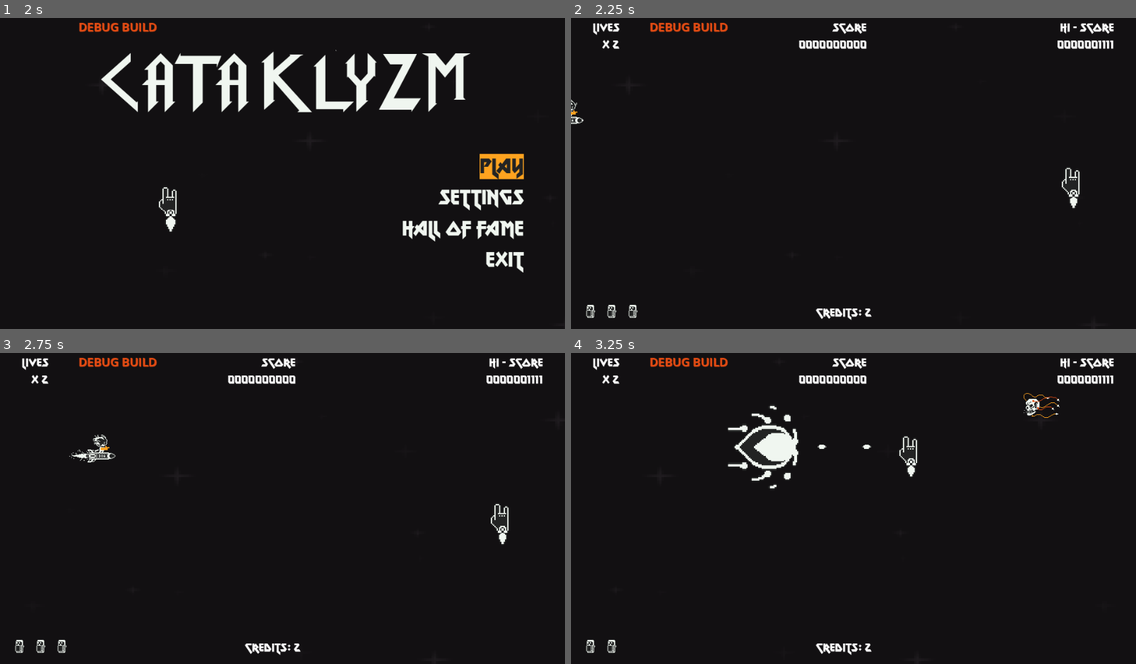
Above: before the commit, frames 1-4 (two rows, left to right).
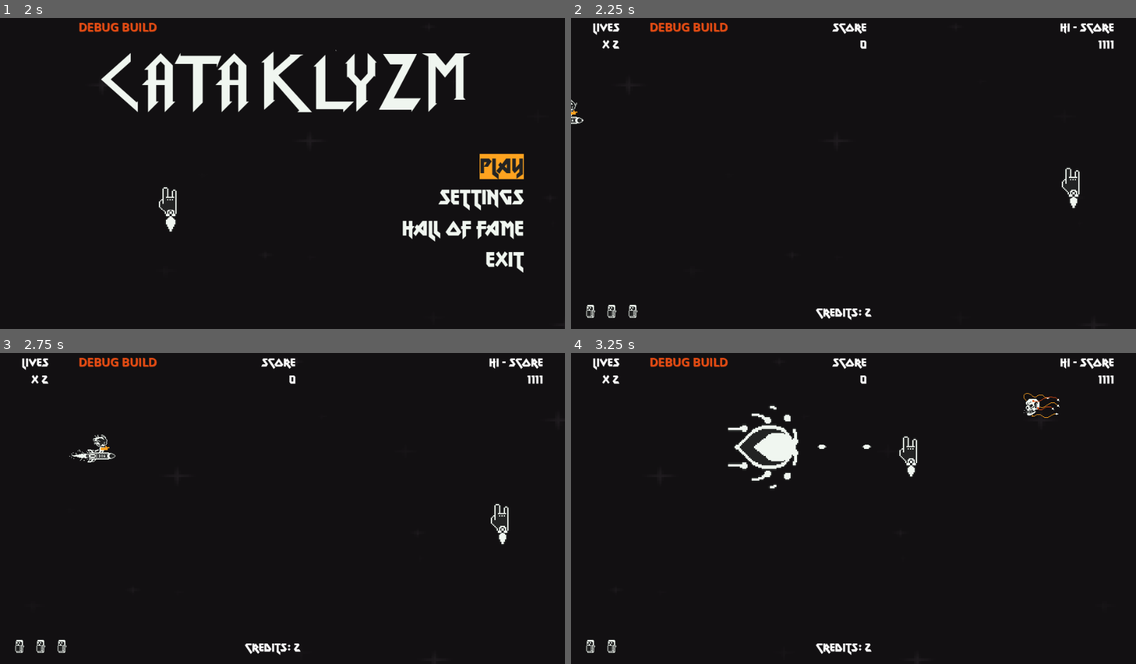
Above: after the commit, the same moments.

Repository: rnakkas/GodotSandbox
Game: Godot game, scene res://ShmupSandbox/Main/Scenes/main.tscn
The game is run twice, just before and just after one commit, with the same random seed, the same clock (stepped at 60 frames per second) and the same inputs. The engine's default icon, where the game draws it, is replaced by a stand-in: a white triangle on a blue panel in a dark square.
Inputs (mouse positions are in pixels of both pictures, inside the frame that each line leads up to):
- Up to frame 1 (2 s): tap Enter (ui_accept) at 0.5, 0.77, 1.25, 1.52 s; move the mouse to (406, 154) at 0.52 s; hold D (move_right) 0.53-1.28 s; hold Shift (bomb) 0.53-1.28 s; move the mouse to (169, 185) at 1.27 s; hold S (move_down) from 1.28 s (still down); tap Shift (bomb) at 1.35 s
- Up to frame 2 (2.25 s): release S (move_down) at 2 s; click "Play" at 2 s
- Up to frame 3 (2.75 s): no input
- Up to frame 4 (3.25 s): move the mouse to (910, 436) at 2.77 s; hold D (move_right) from 2.78 s (still down); hold Space (shoot) from 2.78 s (still down); tap Shift (bomb) at 3.05 s

Frame 1 is identical in both runs. In frame 2, 0.5% of the frame differs, in the area x 40-97%, y 7-10%; in frame 3, 0.5%; in frame 4, 0.5%.

Commit message:
screamer: adding variant 2 logic, tweaked exisitng enemy logic to be consistent, tweaked hud for improved score visibility

Diff:
--- a/ShmupSandbox/Debug/Scripts/debug_layer.gd
+++ b/ShmupSandbox/Debug/Scripts/debug_layer.gd
@@ -112,6 +112,13 @@
 func _on_enemy_spawn_debug_options_item_selected(index:int) -> void:
 	current_enemy_spawn_option = index
 
+	# Choose default path if no path selected for the pathed enemies
+	match current_enemy_spawn_option:
+		0, 1, 2, 3:
+			pass
+		4:
+			current_enemy_path_option = 1
+
 
 func _on_enemy_paths_options_item_selected(index: int) -> void:
 	current_enemy_path_option = index
--- a/ShmupSandbox/Enemies/Scenes/screamer_var_2.tscn
+++ b/ShmupSandbox/Enemies/Scenes/screamer_var_2.tscn
@@ -31,7 +31,7 @@
 "texture": ExtResource("2_ronh6")
 }],
 "loop": false,
-"name": &"explode",
+"name": &"death",
 "speed": 15.0
 }, {
 "frames": [{
@@ -61,7 +61,7 @@
 self_modulate = Color(0, 0.79056, 0.858813, 1)
 scale = Vector2(0.3, 0.3)
 sprite_frames = SubResource("SpriteFrames_0yovi")
-animation = &"fly"
+animation = &"death"
 autoplay = "fly"
 
 [node name="CPUParticles2D" type="CPUParticles2D" parent="."]
@@ -91,3 +91,7 @@
 
 [node name="VisibleOnScreenNotifier2D" type="VisibleOnScreenNotifier2D" parent="."]
 self_modulate = Color(1, 0.124572, 0.0864938, 1)
+
+[connection signal="area_entered" from="hurtbox" to="." method="_on_hurtbox_area_entered"]
+[connection signal="body_entered" from="hurtbox" to="." method="_on_hurtbox_body_entered"]
+[connection signal="screen_exited" from="VisibleOnScreenNotifier2D" to="." method="_on_visible_on_screen_notifier_2d_screen_exited"]
--- a/ShmupSandbox/Enemies/Scenes/skulljack.tscn
+++ b/ShmupSandbox/Enemies/Scenes/skulljack.tscn
@@ -156,4 +156,5 @@
 position = Vector2(60, 0)
 
 [connection signal="area_entered" from="." to="." method="_on_area_entered"]
+[connection signal="body_entered" from="." to="." method="_on_body_entered"]
 [connection signal="screen_exited" from="VisibleOnScreenNotifier2D" to="." method="_on_visible_on_screen_notifier_2d_screen_exited"]
--- a/ShmupSandbox/Enemies/Scripts/boomer.gd
+++ b/ShmupSandbox/Enemies/Scripts/boomer.gd
@@ -105,6 +105,7 @@
 	particles.emitting = true
 
 	SignalsBus.score_increased_event.emit(kill_score)
+	SignalsBus.spawn_score_fragment_event.emit(self.global_position)
 
 	await sprite.animation_finished
 	call_deferred("queue_free")
--- a/ShmupSandbox/Enemies/Scripts/screamer_var_2.gd
+++ b/ShmupSandbox/Enemies/Scripts/screamer_var_2.gd
@@ -2,6 +2,7 @@
 
 @onready var sprite : AnimatedSprite2D = %sprite
 @onready var particles : CPUParticles2D = %CPUParticles2D
+@onready var hurtbox : Area2D = $hurtbox
 
 @export var kill_score : int = 100
 @export var pathfollow_speed : float = 0.1
@@ -13,5 +14,42 @@
 func _ready() -> void:
 	progress_ratio = 0.0
 
+
 func _process(delta: float) -> void:
 	progress_ratio += pathfollow_speed * delta
+
+
+################################################
+# NOTE: Despawn after going offscreen
+################################################
+func _on_visible_on_screen_notifier_2d_screen_exited() -> void:
+	call_deferred("queue_free")
+
+
+################################################
+# NOTE: Hit by player's bullets, bombs or player
+################################################
+func _on_hurtbox_area_entered(_area:Area2D) -> void:
+	_handle_death()
+
+func _on_hurtbox_body_entered(body:Node2D) -> void:
+	if body is PlayerCat:
+		if body.is_dead:
+			return
+		_handle_death()
+
+func _handle_death():
+	hurtbox.set_deferred("monitorable", false)
+	hurtbox.set_deferred("monitoring", false)
+
+	pathfollow_speed = pathfollow_speed/2
+
+	sprite.play("death")
+	particles.emitting = true
+
+	SignalsBus.score_increased_event.emit(kill_score)
+	SignalsBus.spawn_score_fragment_event.emit(self.global_position)
+
+	await sprite.animation_finished
+
+	call_deferred("queue_free")
--- a/ShmupSandbox/Enemies/Scripts/skulljack.gd
+++ b/ShmupSandbox/Enemies/Scripts/skulljack.gd
@@ -1,45 +1,46 @@
 class_name Skulljack extends Area2D
 
-@export var hp : int = 1
 @export var speed : float = 500.0
-@export var hit_score : int = 50
-@export var kill_score : int = 100
+@export var kill_score : int = 50
 
 @onready var enemy_sprite : AnimatedSprite2D = $animated_sprite
 @onready var particles : CPUParticles2D = $CPUParticles2D
 
-## FIXME: This is just for testing, will remove this later
+
 func _ready() -> void:
 	speed = randf_range(speed, speed*1.5)
+
 
 func _physics_process(delta: float) -> void:
 	global_position.x -= speed * delta
 
-func _process(_delta: float) -> void:
-	_handle_dying()
-
-func _handle_dying() -> void:
-	if hp <= 0:
-		_deactivate_self()
-		enemy_sprite.play("death")
-		particles.emitting = true
-		await enemy_sprite.animation_finished
-		queue_free()
-
-func _deactivate_self() -> void:
-	speed = 0.0
-	set_deferred("monitorable", false)
-	set_deferred("monitoring", false)
 
 func _on_visible_on_screen_notifier_2d_screen_exited() -> void:
 	queue_free()
 
+
 ## Hit by player's bullets or bombs
 func _on_area_entered(_area: Area2D) -> void:
-	hp -= 1
-	SignalsBus.score_increased_event.emit(hit_score)
-	if hp <= 0:
-		SignalsBus.score_increased_event.emit(kill_score)
+	_handle_death()
 
-		# Signal to score fragments on death
-		SignalsBus.spawn_score_fragment_event.emit(self.global_position)
+func _on_body_entered(body:Node2D) -> void:
+	if body is PlayerCat:
+		if body.is_dead:
+			return
+		_handle_death()
+
+func _handle_death() -> void:
+	set_deferred("monitorable", false)
+	set_deferred("monitoring", false)
+
+	speed = speed / 1.7
+
+	enemy_sprite.play("death")
+	particles.emitting = true
+
+	SignalsBus.score_increased_event.emit(kill_score)
+	SignalsBus.spawn_score_fragment_event.emit(self.global_position)
+
+	await enemy_sprite.animation_finished
+
+	call_deferred("queue_free")
--- a/ShmupSandbox/UI/Scripts/player_hud.gd
+++ b/ShmupSandbox/UI/Scripts/player_hud.gd
@@ -37,8 +37,8 @@
 		_set_bombs_on_hud()
 
 func _set_score_values_on_hud() -> void:
-	score_value.text = str(GameManager.player_score).pad_zeros(10)
-	top_score_value.text = str(GameManager.player_hi_scores_dictionaries[0]["score"]).pad_zeros(10)
+	score_value.text = str(GameManager.player_score)
+	top_score_value.text = str(GameManager.player_hi_scores_dictionaries[0]["score"])
 
 func _set_bombs_on_hud() -> void:
 	for bomb : int in range(bomb_icons_array.size()):
@@ -53,14 +53,14 @@
 #NOTE: Signal connections
 ################################################
 func _on_player_score_updated() -> void:
-	score_value.text = str(GameManager.player_score).pad_zeros(10)
+	score_value.text = str(GameManager.player_score)
 
 	## If cuurent score is higher than top, show current score in Top
 	if GameManager.player_score > GameManager.player_hi_scores_dictionaries[0]["score"]:
-		top_score_value.text = str(GameManager.player_score).pad_zeros(10)
+		top_score_value.text = str(GameManager.player_score)
 	## If current score is lower than top, show Top
 	elif GameManager.player_score <= GameManager.player_hi_scores_dictionaries[0]["score"]:
-		top_score_value.text = str(GameManager.player_hi_scores_dictionaries[0]["score"]).pad_zeros(10)
+		top_score_value.text = str(GameManager.player_hi_scores_dictionaries[0]["score"])
 
 
 func _on_player_lives_updated() -> void:
--- a/ShmupSandbox/UI/Scripts/ui_layer.gd
+++ b/ShmupSandbox/UI/Scripts/ui_layer.gd
@@ -243,7 +243,7 @@
 func _on_continue_screen_yes_button_pressed() -> void:
 	_toggle_ui(continue_screen)
 	player_hud.player_lives_value.text = "x " + str(GameManager._player_max_lives)
-	player_hud.score_value.text = str(GameManager.player_score).pad_zeros(8)
+	player_hud.score_value.text = str(GameManager.player_score)
 
 
 ################################################
